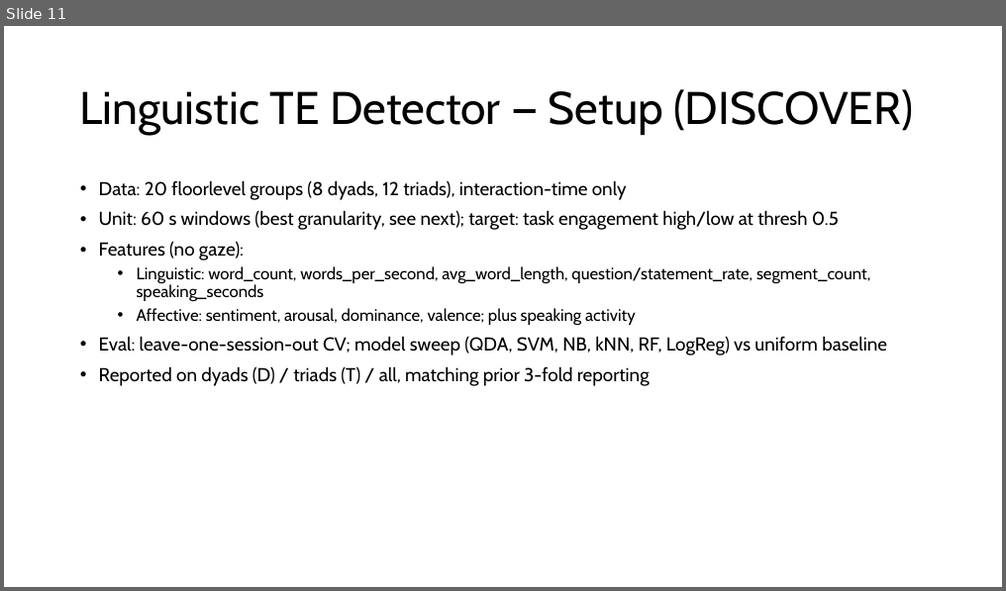
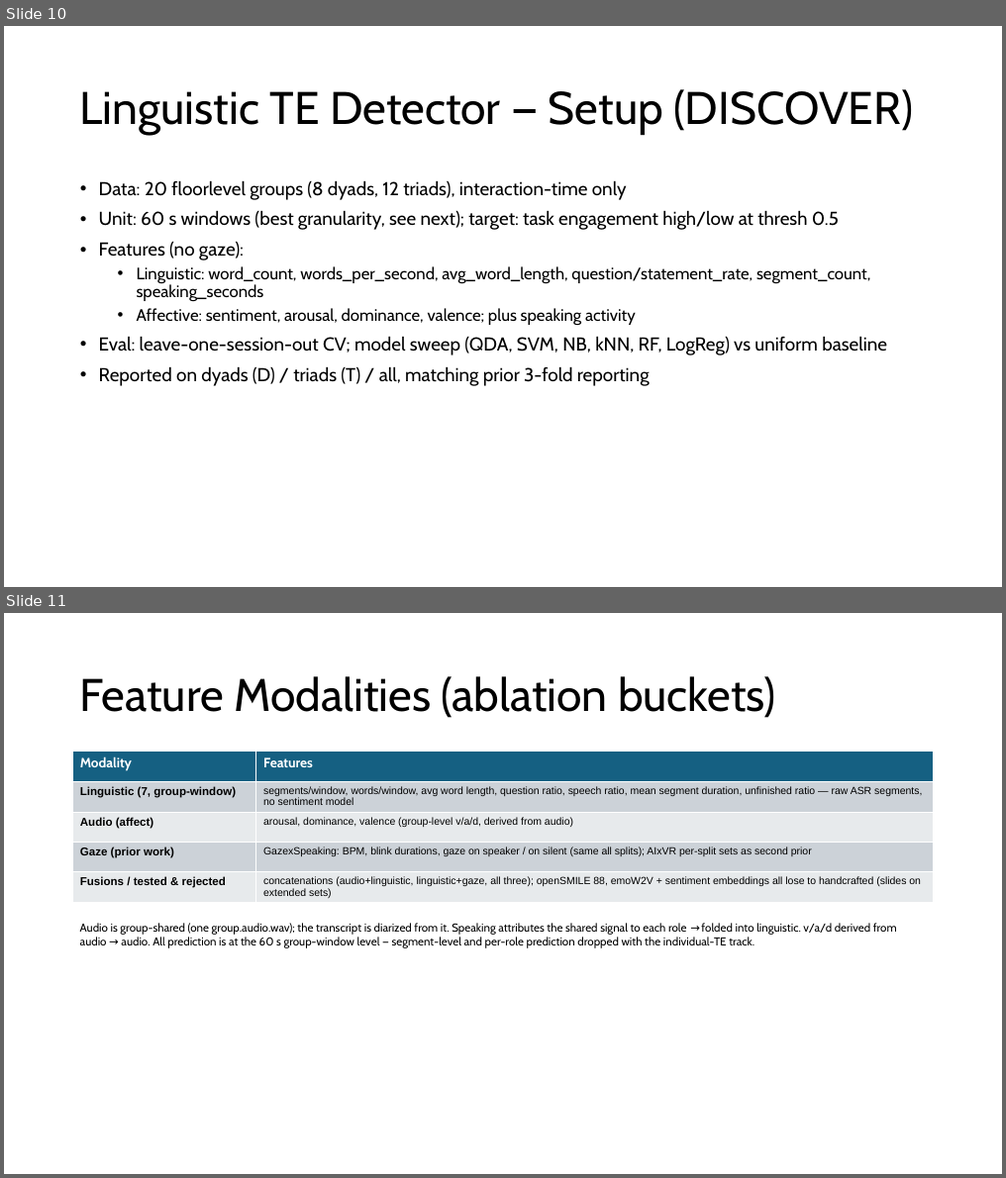
Before and after one commit to carlotes247/vilearn_ml, a slide deck: discover/2026_March_ViLearn_Planning.pptx. Shown one above the other, each under a label of ours: slide 11 before the commit, slides 10 and 11 after it. The pictures are 1006x591 and 1006x1178 pixels, drawn with LibreOffice and Linux fonts; fonts in the diff are those of the drawing. Boxes give left, top, right and bottom in pixels: in the first picture for what was removed or moved away, otherwise in the second. Text is boxed around its words. In the diff, an @@ line names an element or a change of style, - is before the commit and + after.

Commit message:
discover(deck): group-level rebuild — IUI cut (slides 1-20), linguistic v2 set, effect sizes
- Individual-TE track cut (single-annotator labels); all results group-level
  (185 windows, clean 2-annotator labels, nested LOSO)
- Linguistic v2 set (7 ASR-segment stats incl. unfinished ratio); new champions:
  ling+GxS 0.786 All / 0.842 Dyads (sig both tests), audio+linguistic 0.784 Triads
- Effect sizes (Cohen's d) + both significance tests on all result tables
- Process slides cut (27 slides); slide 18 = two-table base-vs-fusion matrix

```diff
--- a/discover/2026_March_ViLearn_Planning.pptx
+++ b/discover/2026_March_ViLearn_Planning.pptx
@@ slide 11 added at <box>4,613,1002,1174</box>, background #FFFFFF @@
@@ title added at <box>80,676,776,718</box>, 44 pt, text #000000 @@
+Feature Modalities (ablation buckets)
@@ table added at <box>73,752,934,906</box>, 5 rows, 2 columns @@
+Modality | Features
+Linguistic (7, group-window) | segments/window, words/window, avg word length, question ratio, speech ratio, mean segment duration, unfinished ratio — raw ASR segments, no sentiment model
+Audio (affect) | arousal, dominance, valence (group-level v/a/d, derived from audio)
+Gaze (prior work) | GazexSpeaking: BPM, blink durations, gaze on speaker / on silent (same all splits); AIxVR per-split sets as second prior
+Fusions / tested & rejected | concatenations (audio+linguistic, linguistic+gaze, all three); openSMILE 88, emoW2V + sentiment embeddings all lose to handcrafted (slides on extended sets)
@@ text added at <box>80,923,897,949</box>, 11 pt, text #000000 @@
+Audio is group-shared (one group.audio.wav); the transcript is diarized from it. Speaking attributes the shared signal to each role → folded into linguistic. v/a/d derived from audio → audio. All prediction is at the 60 s group-window level — segment-level and per-role prediction dropped with the individual-TE track.
@@ what was slide 11 is now slide 10 @@
```
Also in this commit, not shown: 7 slides changed, 11 other slides added, 14 slides removed, 8 other files.
